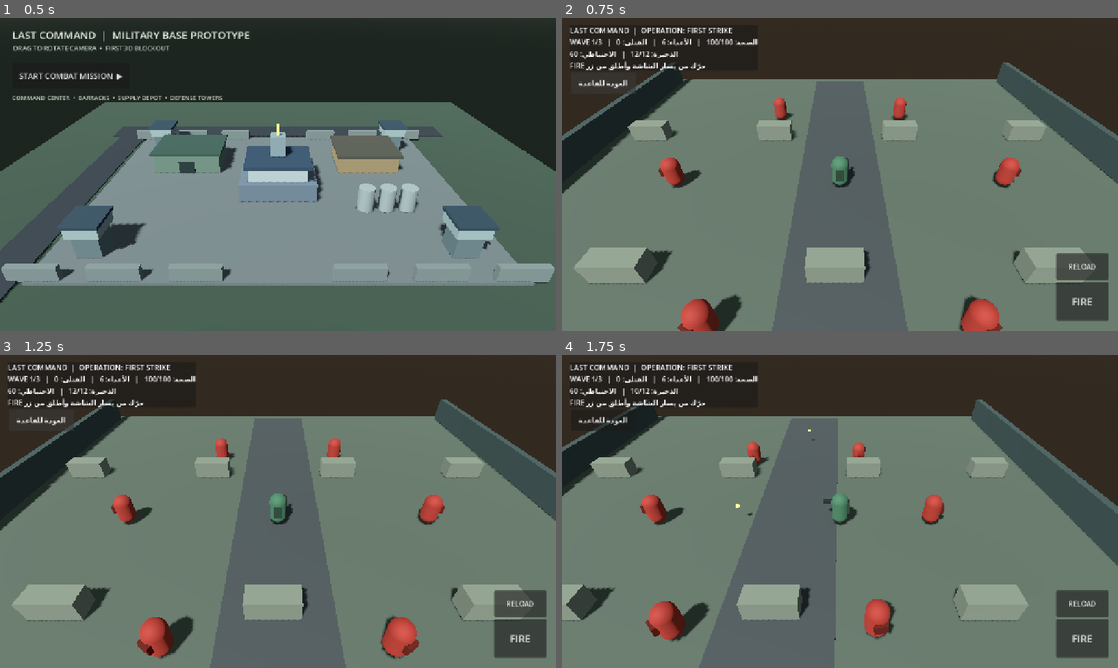
Above: before the commit, frames 1-4 (two rows, left to right).
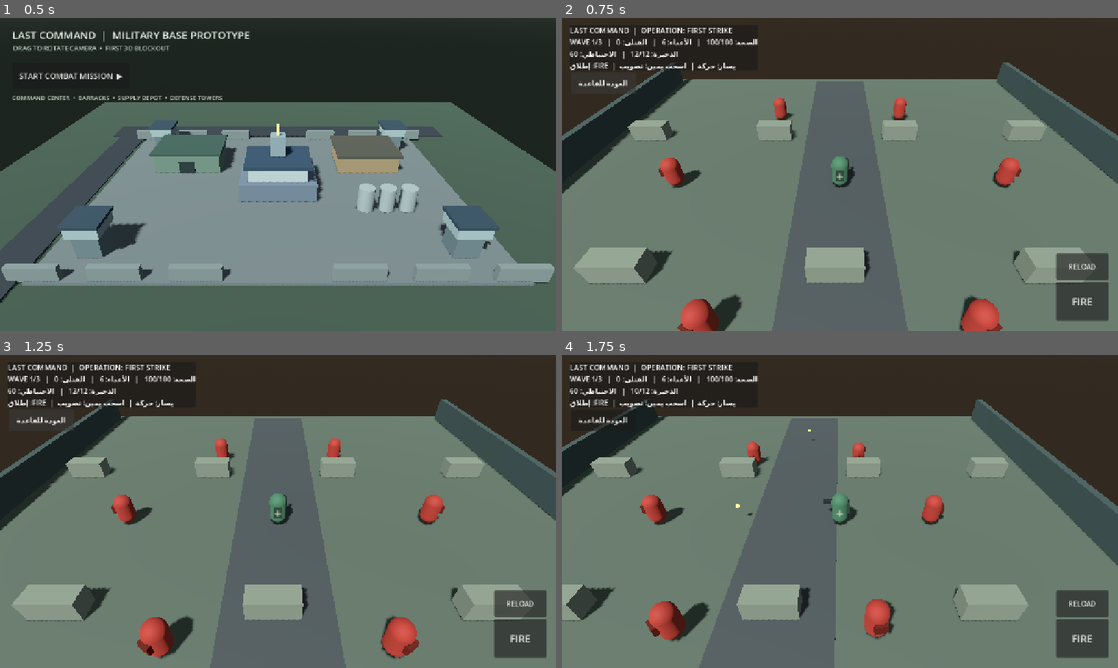
Above: after the commit, the same moments.

Repository: alshwqazf70-svg/last-command-android
Game: Godot game, scene res://scenes/base_preview.tscn
The game is run twice, just before and just after one commit, with the same random seed, the same clock (stepped at 60 frames per second) and the same inputs.
Inputs (mouse positions are in pixels of both pictures, inside the frame that each line leads up to):
- Up to frame 1 (0.5 s): no input
- Up to frame 2 (0.75 s): click "START COMBAT MISSION ▶" at 0.5 s
- Up to frame 3 (1.25 s): no input
- Up to frame 4 (1.75 s): tap Enter (ui_accept) at 1.25, 1.52 s; move the mouse to (962, 495) at 1.27 s; hold Right (ui_right) from 1.28 s (still down); click (962, 495) at 1.42 s

Frame 1 is identical in both runs. In frame 2, 0.4% of the frame differs, in the area x 1-51%, y 13-52%; in frame 3, 0.4%; in frame 4, 0.4%.

Commit message:
Add aiming reticle and mobile control guidance

Diff:
--- a/project/scripts/mission.gd
+++ b/project/scripts/mission.gd
@@ -16,6 +16,7 @@
 var reload_timer := 0.0
 var hit_marker_timer := 0.0
 var hit_marker_label: Label
+var aim_reticle_label: Label
 var hud_layer: CanvasLayer
 var reload_button: Button
 var joystick_touch := -1
@@ -159,7 +160,7 @@
 	ammo_label = Label.new()
 	column.add_child(ammo_label)
 	status_label = Label.new()
-	status_label.text = "حرّك من يسار الشاشة وأطلق من زر FIRE"
+	status_label.text = "يسار: حركة  |  اسحب يمين: تصويب  |  FIRE: إطلاق"
 	column.add_child(status_label)
 
 	hit_marker_label = Label.new()
@@ -178,6 +179,22 @@
 	hit_marker_label.offset_right = 24
 	hit_marker_label.offset_bottom = 10
 	hud_layer.add_child(hit_marker_label)
+
+	aim_reticle_label = Label.new()
+	aim_reticle_label.text = "+"
+	aim_reticle_label.horizontal_alignment = HORIZONTAL_ALIGNMENT_CENTER
+	aim_reticle_label.vertical_alignment = VERTICAL_ALIGNMENT_CENTER
+	aim_reticle_label.add_theme_font_size_override("font_size", 30)
+	aim_reticle_label.add_theme_color_override("font_color", Color(0.92, 0.94, 0.82, 0.78))
+	aim_reticle_label.anchor_left = 0.5
+	aim_reticle_label.anchor_top = 0.5
+	aim_reticle_label.anchor_right = 0.5
+	aim_reticle_label.anchor_bottom = 0.5
+	aim_reticle_label.offset_left = -12
+	aim_reticle_label.offset_top = -18
+	aim_reticle_label.offset_right = 12
+	aim_reticle_label.offset_bottom = 18
+	hud_layer.add_child(aim_reticle_label)
 
 	fire_button = Button.new()
 	fire_button.text = "FIRE"
